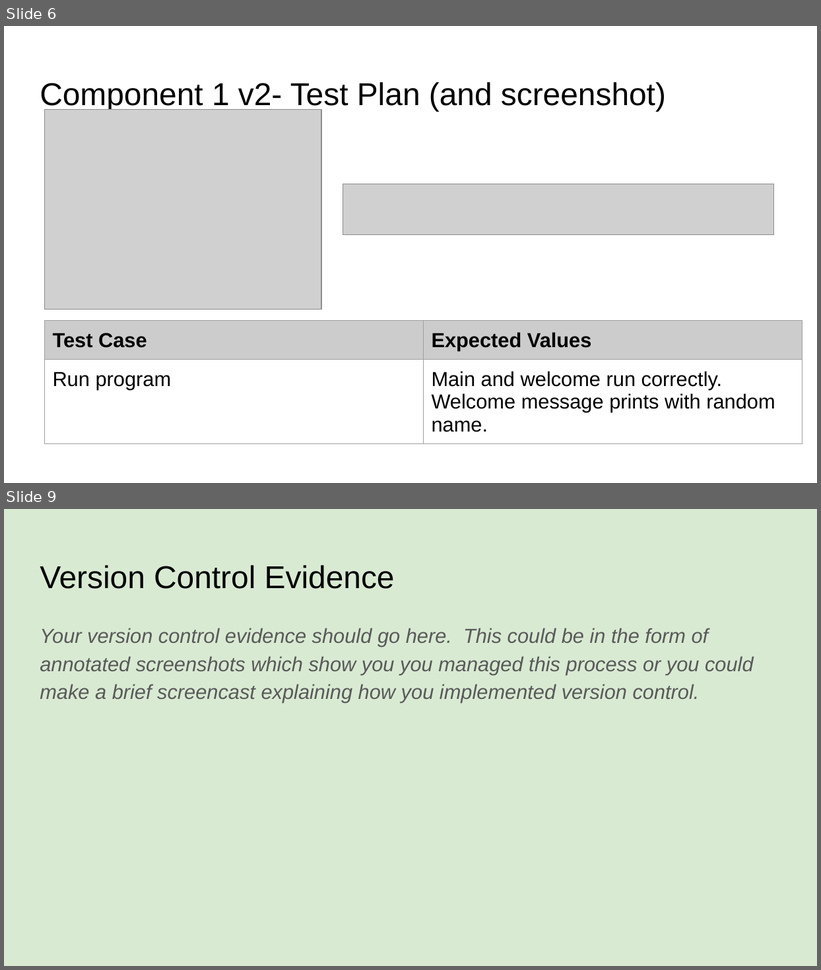
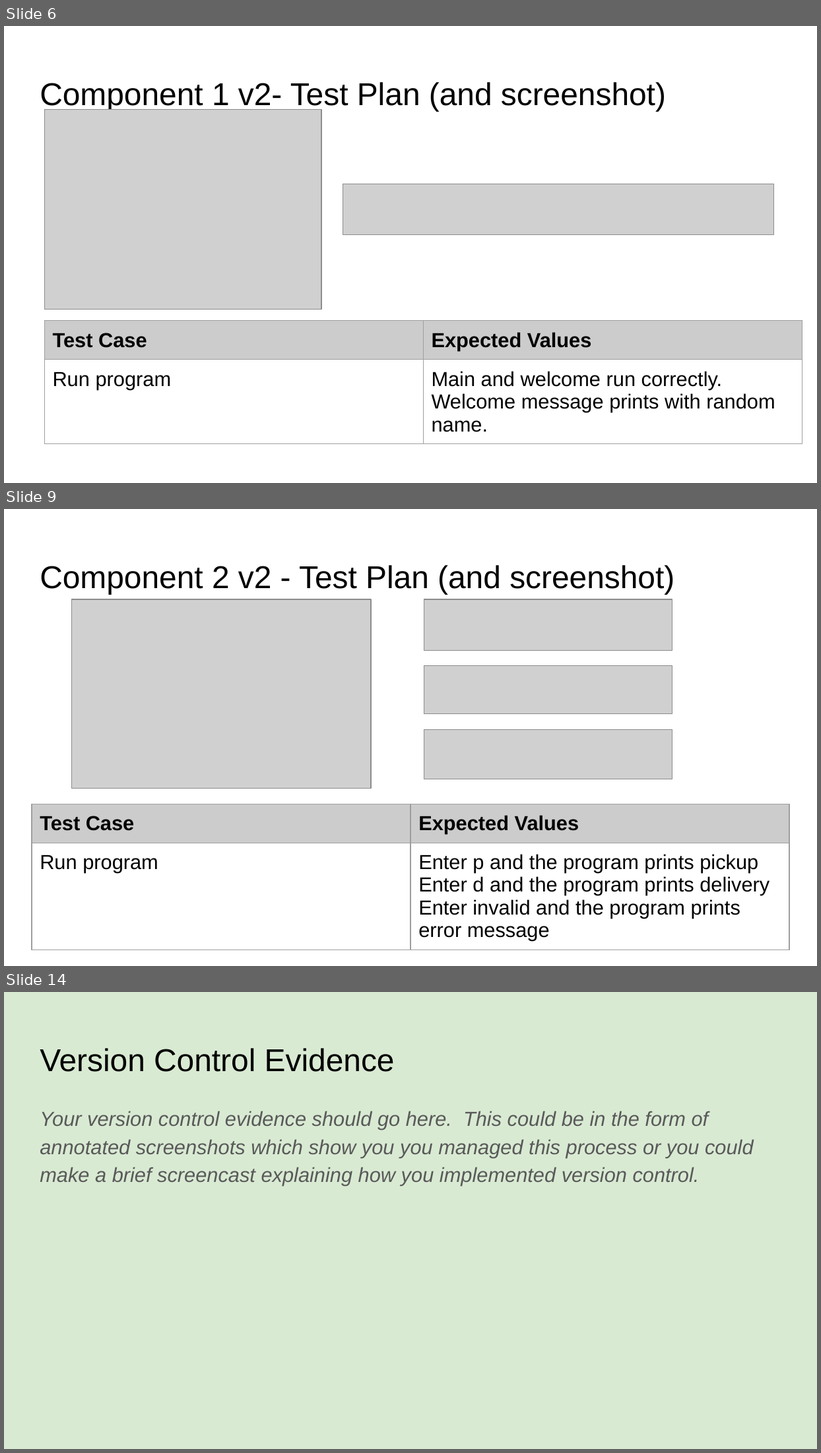
Before and after one commit to KaitlinEus/Pizza_bot, a slide deck: Python.pptx. Shown one above the other, each under a label of ours: slides 6 and 9 before the commit, slides 6, 9 and 14 after it; the slides between them are not shown. The pictures are 821x970 and 821x1453 pixels, drawn with LibreOffice and Linux fonts; fonts in the diff are those of the drawing; grey boxes stand for pictures. Boxes give left, top, right and bottom in pixels: in the first picture for what was removed or moved away, otherwise in the second. Text is boxed around its words. In the diff, an @@ line names an element or a change of style, - is before the commit and + after.

Commit message:
Created pickup or delivery menu
Created different versions of menu, refining it.

```diff
--- a/Python.pptx
+++ b/Python.pptx
@@ slide 9 added at [4,509,817,966], background #FFFFFF @@
@@ title added at [40,565,675,594], 28 pt, text #000000 @@
+Component 2 v2 - Test Plan (and screenshot)
@@ picture added at [71,599,371,789] @@
@@ picture added at [424,599,673,650] @@
@@ picture added at [424,666,673,715] @@
@@ picture added at [424,729,673,779] @@
@@ table added at [32,804,789,958], 2 rows, 2 columns @@
+Test Case | Expected Values
+Run program | Enter p and the program prints pickup / Enter d and the program prints delivery / Enter invalid and the program prints error message
@@ what was slide 9 is now slide 14 @@
```
Also in this commit, not shown: 3 slides changed, 4 other slides added, 5 other files.
